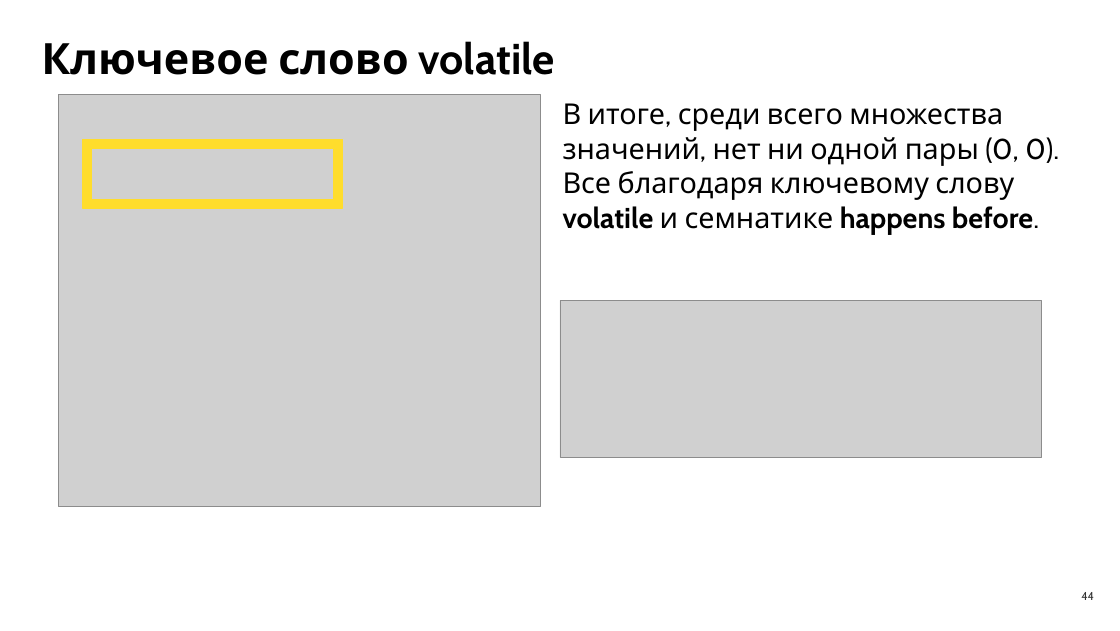
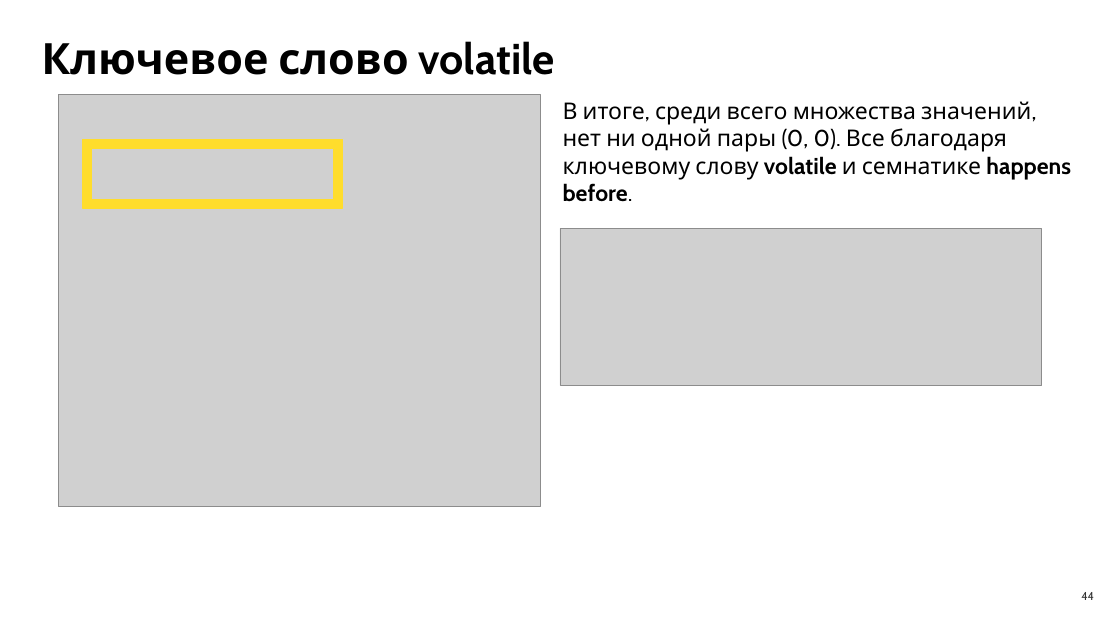
Before and after one commit to LilZaChill/market-pulse-ustinov, a slide deck: slide 44 of advanced/docs/seminar10/Семинар 10.pptx. Drawn at 1120x631 pixels with LibreOffice and Linux fonts; fonts in the diff are those of the drawing; grey boxes stand for pictures. Boxes give left, top, right and bottom in pixels: in the first picture for what was removed or moved away, otherwise in the second. Text is boxed around its words. In the diff, an @@ line names an element or a change of style, - is before the commit and + after.

```diff
--- a/advanced/docs/seminar10/Семинар 10.pptx
+++ b/advanced/docs/seminar10/Семинар 10.pptx
@@ text "В итоге, среди всего множества ..." at bbox=[563, 101, 1071, 180]: size 40 to 32 pt @@
@@ picture: place and size @@
-picture at bbox=[560, 301, 1042, 458]
+picture at bbox=[560, 229, 1042, 386]
```
Also in this commit, not shown: 10 other slides changed, 4 slides added, 4 slides removed.
